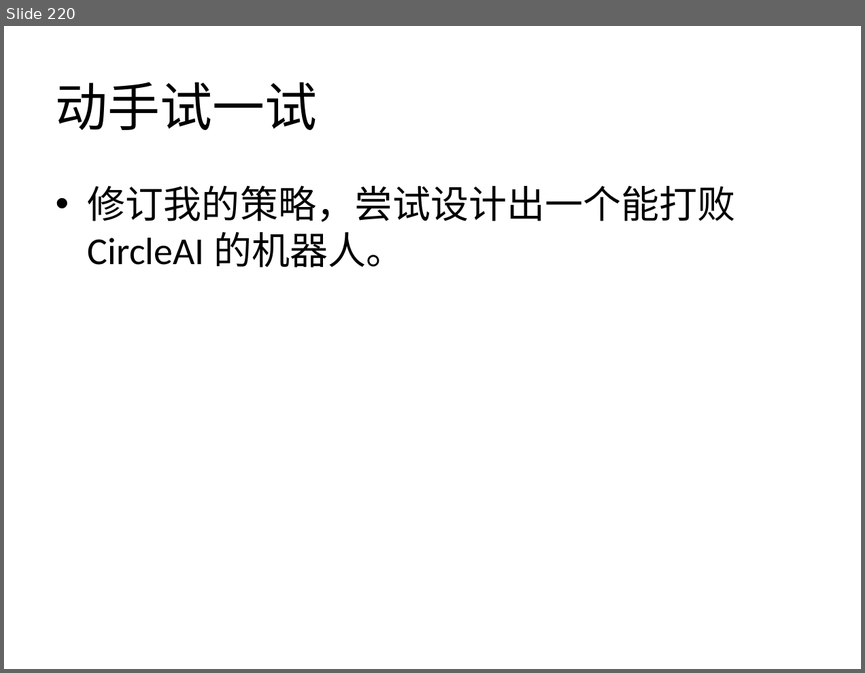
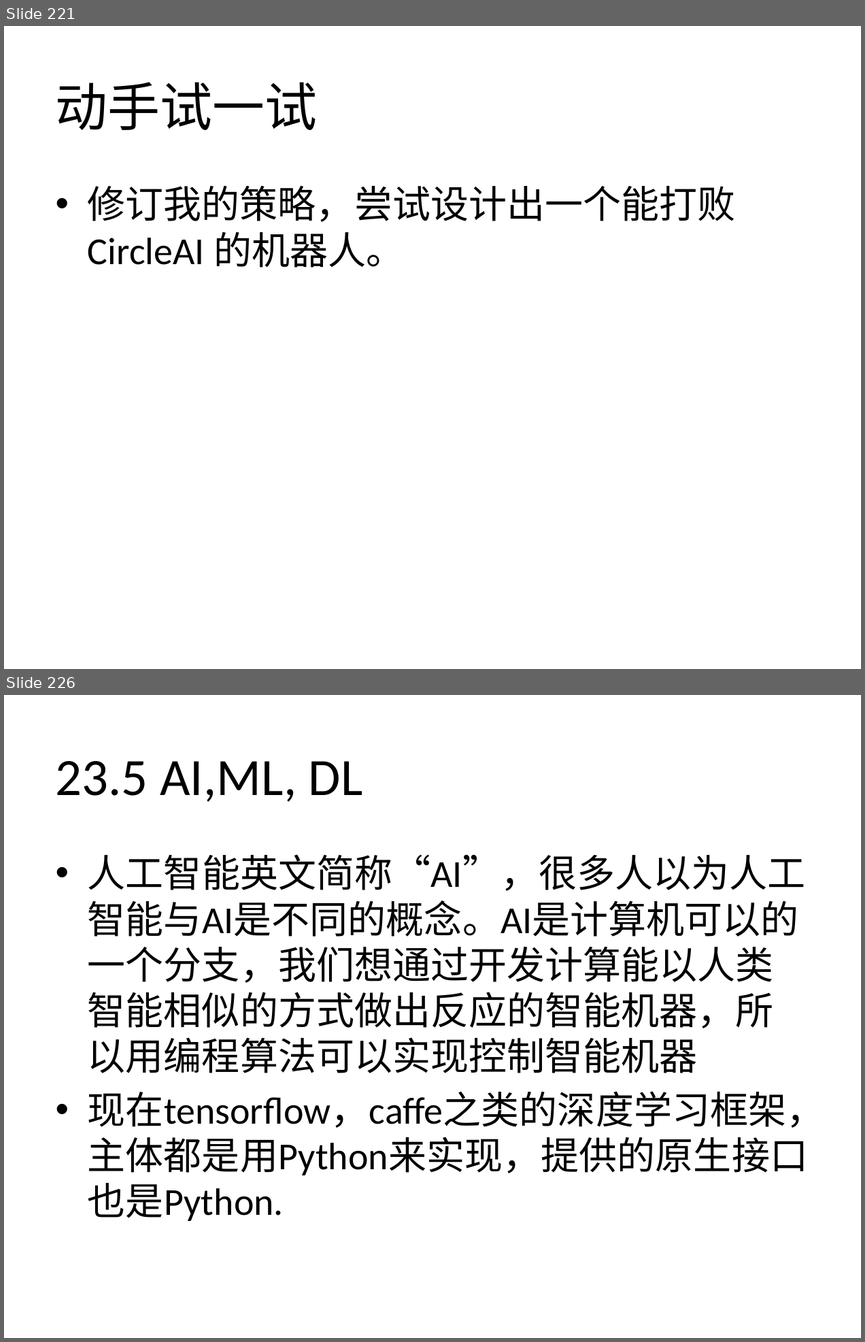
Before and after one commit to zhinan18/Python3, a slide deck: readme/Python3.pptx. Shown one above the other, each under a label of ours: slide 220 before the commit, slides 221 and 226 after it; the slides between them are not shown. The pictures are 865x673 and 865x1342 pixels, drawn with LibreOffice and Linux fonts; fonts in the diff are those of the drawing. Boxes give left, top, right and bottom in pixels: in the first picture for what was removed or moved away, otherwise in the second. Text is boxed around its words. In the diff, an @@ line names an element or a change of style, - is before the commit and + after.

```diff
--- a/readme/Python3.pptx
+++ b/readme/Python3.pptx
@@ slide 226 added at (4,695,861,1338), background #FFFFFF @@
@@ title added at (56,761,363,802), 44 pt, text #000000 @@
+23.5 AI,ML, DL
@@ text added at (88,854,825,1221), 32 pt, text #000000 @@
+• 人工智能英文简称“AI”，很多人以为人工智能与AI是不同的概念。AI是计算机可以的一个分支，我们想通过开发计算能以人类智能相似的方式做出反应的智能机器，所以用编程算法可以实现控制智能机器
+• 现在tensorflow，caffe之类的深度学习框架，主体都是用Python来实现，提供的原生接口也是Python.
@@ what was slide 220 is now slide 221 @@
```
Also in this commit, not shown: 1 slide changed, 9 other slides added, 6 other files.
